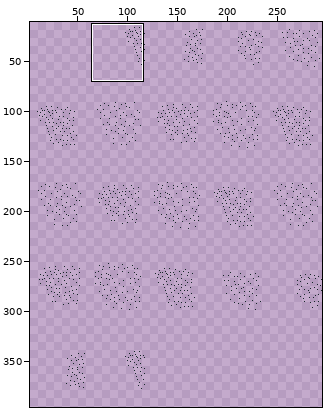
Two versions of one sprite sheet, assets/images/locust_swarm.png. The first picture is a wide view before the edit; the outline marks the close-up.
Close-up. Before:
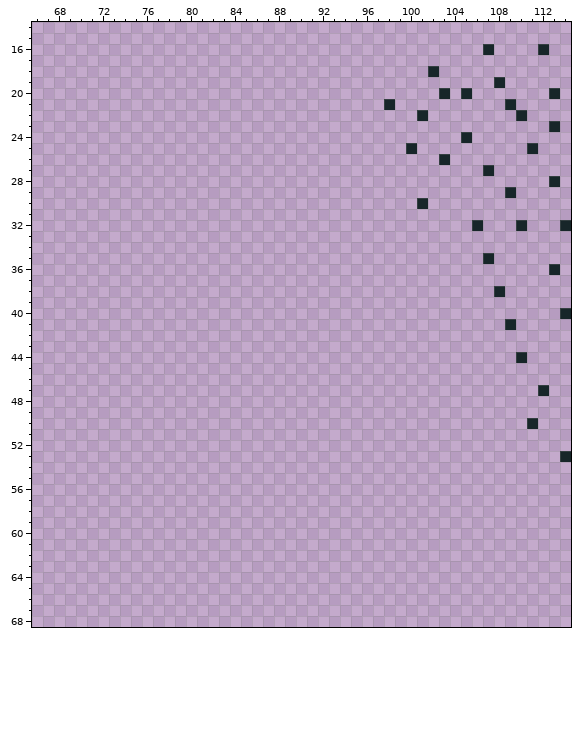
The file is 295x405 pixels. Shown: x 66..114, y 14..68. The wide view leaves out empty margins. The commit also changed other parts of the picture, which this record leaves out.
After:
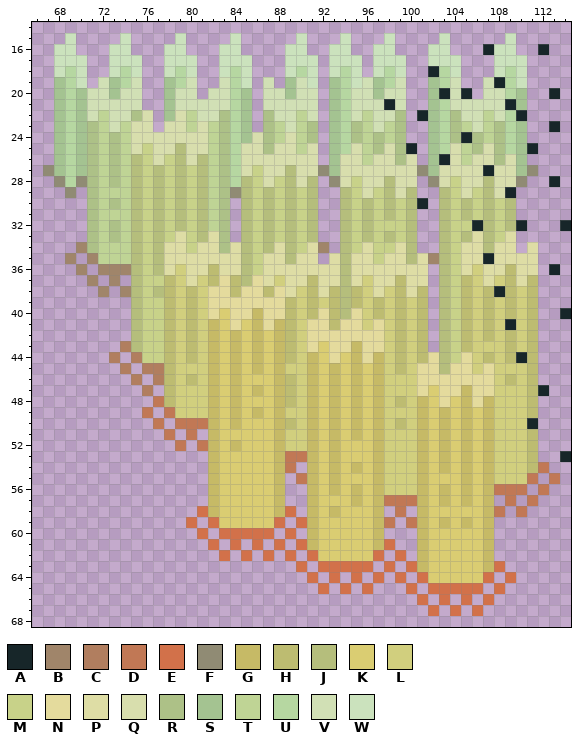
Palette (. is transparent): A #172629  B #a0856a  C #b17e5f  D #c17855  E #d2714a  F #908b74  G #c6ba66  H #bdbc71  J #b5be7c  K #dacd72  L #d1cf7e  M #c8d289  N #e4db9d  P #dedda5  Q #d8dead  R #adc187  S #a4c391  T #bfd495  U #b6d7a1  V #d1e0b5  W #cbe2bd
Edits made:
Changed rows in their new state; - is an unchanged pixel.
first column x 67:
15 --W----W----W----W-----W---W---W----W-----W----
16 -WW---WW---WW---WW----WW--WW--WW---WW----WW----
17 -WWW--WWW--WWW--WWW---WWW-WWW-WWW--WWW---WWW---
18 -WUW--WUW--WUW--WUW---WUW-WUW-WUW---UW---WUW---
19 -SUW-VSUV--SUV--VUW-V-SVW-SUWVSUV--SUV--V-UW---
20 -SUSVVSVV--SVV-VVUS-VVSVV-SUVVSVV--S-V--VVUS---
21 -SUSVVVVV--SVVVVVUS-VVVVV-SUVVV-V--SUVVVVV-S---
22 -SUSVTVVRQ-SQTVVRUS-RVVTV-SUVTVVR--SURVVTVU----
23 -SUSRTVTQQ-QQTQTRUS-RTVTR-SURTVTR--SURTVTRUS---
24 -SUSRTRTQQQQQQQTRUSQRTQTR-SURTRTR--SUR-RTRUS---
25 -SUSRTRTQMQQJQQTRUQQRQQTQ-SUQTRQR--SUQTRQRUS---
26 -SUSRTRTJMQMJQJTRUQQQQQQQ-SQQTQQRQ-S-QTQQRQS---
27 FSUSRTRTJMJMJMJTRUQMQQJQQFSQQQQQQQFSQQQQ-QQSF--
28 -FUFRTRTJMJMJMJTRUJMQMJQJ-FQMQQJQQ-FQMQQJQQF---
29 --F-RTTTJMJMJMJTRFJMJMJMJ--JMQMJQJ--JMQMJQ-----
30 ----RTRTJMJMJMJTR-JMJMJMJ--JMJMJMJ--JMJMJMJ----
31 ----RTTTJMJMJMJTR-JMJMJMJ--JMJMJMJ--JMJMJMJ----
32 ----RTRTJMJMJMJTR-JMJMJMJ--JMJMMMJ--JMM-JMJ----
33 ----RTRTJMJMPMJPR-JMJMJMJ--JMJMJMJ--JMJPJMP----
34 ---BRTTTJMJPPMPPRPJMJPJMPB-JMPMMPJ--JMPPJPP-P--
35 --B-BTTTJMJPPPPPPPJMPPJPP-PJPPMPPJPBJMPP-PPPP--
36 ---B-BBBJMJPLPPHPPJMPPPPPPPJPPPPPPP-JMPLPPHPP--
37 ----B-B-JMMHLPLHNHJNPLPPHPPJPLPPHPP-JMHLPLHPH--
38 -----B-BJMJHLHLNNHNNHNPLHPHJHLPLHPH-JMHLH-HLH--
39 --------JMMHLHLNNNNNNNHLHLHJHLHLHLH-JMHLHLHLH--
40 --------JMMHLHLNKNNGNNHLHNHJNLHLHLH-JMHLHLHLH--
41 --------JMMHLHLGKNKGNGHLNNHNNLNLHLH-JMHLHL-LH--
42 --------JMMHLHLGKGKGKGHLNNNNNNNLHLH-JMHLHLHLH--
43 -------CJMMHLHLGKGKGKGHLNKNNGNNLHLH-JMHLLLHLH--
44 ------C-CMMHLHLGKGKGKGHLGKNKGNGLHLHNJMNLHLH-H--
45 -------C-CCHLLLGKGKGKGLLGKGKGKGLHLNNJNNLNLLLH--
46 --------C-CHLHLGKGKKKGHLGKGKGKGLLLNNNNNNNLHLH--
47 ---------C-HLLLGKGKGKGHLGKGKGKGLLLNKNNGNNLLLH--
48 ----------DHLLLGKGKKKGHLGKGKGKGLHLGKNKGNGLLLH--
49 ---------D-DLLLGKGKGKGLLGKGKGKGLLLGKGKGKGLLLH--
50 ----------D-DDDGKGKKKGHLGKGKGKGLHLGKGKGKGLLL---
51 -----------D-D-GKKKKKGLLGKGKGKGLLLGKGKGKGLLLH--
52 ------------D-DGKGKKKGLLGKGKKKGLLLGKGKGKGLLLH--
53 ---------------GKKKKKGDDGKGKKKGLLLGKGKGKGLLLH--
54 ---------------GKKKKKGD-GKGKGKGLLLGKGKGKGLLLHD-
55 ---------------GKKKKKG-DGKGKKKGLLLGKKKGKGLLLD-D
56 ---------------GKKKKKG--GKGKGKGLLLGKGKGKGDDD-D-
57 ---------------GKKKKKG--GKKKGKGDDDGKGKGKG-D-D--
58 --------------EGKKKKKGE-GKGKKKG-D-GKKKKKGD-D---
59 -------------E-EKKKKKE-EGKKKKKGD-DGKGKGKG------
60 --------------E-EEEEE-E-GKKKKKG---GKKKKKG------
61 ---------------E-E-E-E-EGKKKKKGE--GKKKKKG------
62 ----------------E-E-E-E-EKKKKKE-E-GKKKKKG------
63 -----------------------E-EEEEE-E-EGKKKKKGE-----
64 ------------------------E-E-E-E-E-EKKKKKE-E----
65 -------------------------E-E-E---E-EEEEE-E-----
66 ----------------------------------E-E-E-E------
67 -----------------------------------E-E-E-------
